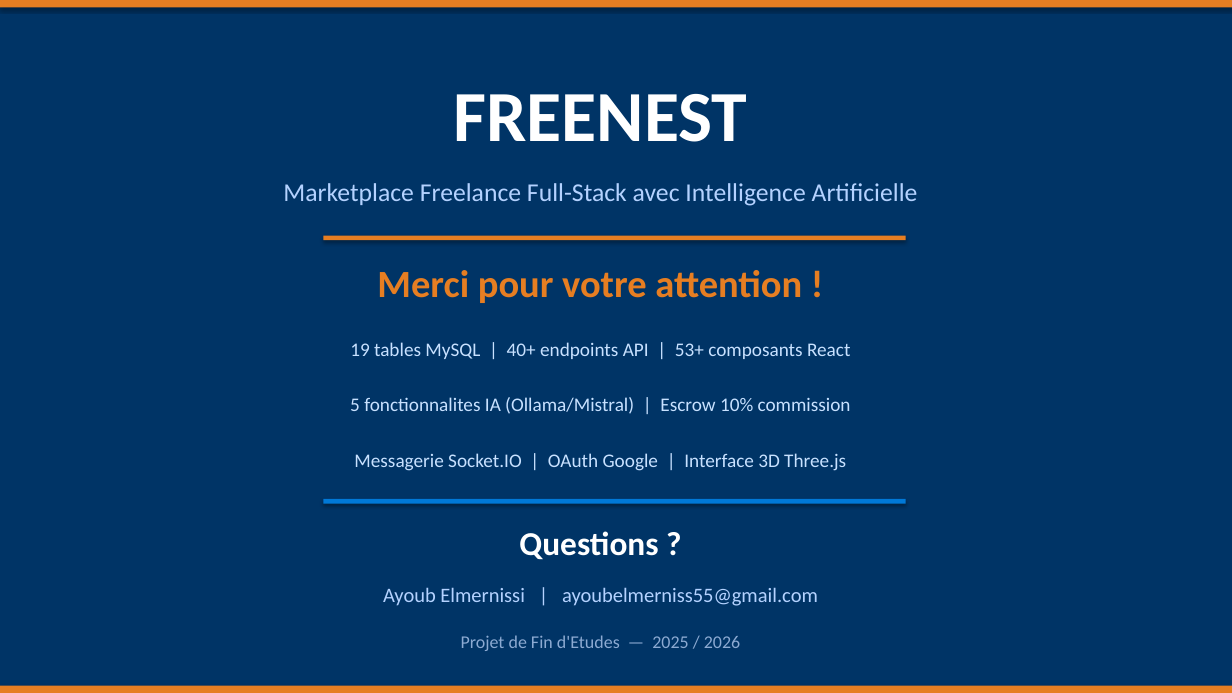
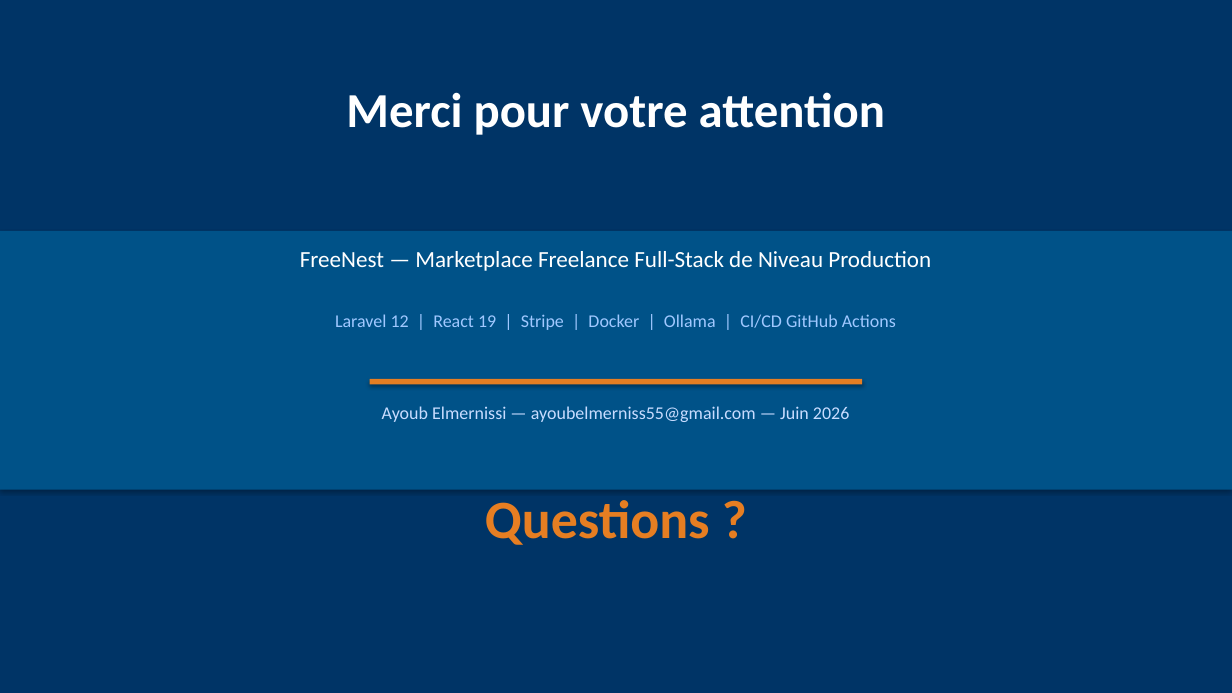
Before and after one commit to fasko666/PFE01, a slide deck: slide 20 of documentation/FreeNest_Presentation.pptx. Drawn at 1232x693 pixels with LibreOffice and Linux fonts; fonts in the diff are those of the drawing. Boxes give left, top, right and bottom in pixels: in the first picture for what was removed or moved away, otherwise in the second. Text is boxed around its words. In the diff, an @@ line names an element or a change of style, - is before the commit and + after.

```diff
--- a/documentation/FreeNest_Presentation.pptx
+++ b/documentation/FreeNest_Presentation.pptx
@@ text at (346,92,885,135): text changed; size 30 to 38 pt; text colour #E67E22 to #FFFFFF @@
-Merci pour votre attention !
+Merci pour votre attention
@@ text removed at (283,183,918,206) @@
-Marketplace Freelance Full-Stack avec Intelligence Artificielle
@@ rectangle: place and size @@
-rectangle at (0,0,1232,7)
+rectangle at (0,231,1232,490)
@@ rectangle at (0,231,1232,490): fill #E67E22 to #005288 @@
@@ text at (300,251,931,271): text changed; size 56 to 18 pt; bold off @@
-FREENEST
+FreeNest — Marketplace Freelance Full-Stack de Niveau Production
@@ text added at (335,314,896,330), 14 pt, text #A0C8FF @@
+Laravel 12 | React 19 | Stripe | Docker | Ollama | CI/CD GitHub Actions
@@ text removed at (350,342,850,359) @@
-19 tables MySQL | 40+ endpoints API | 53+ composants React
@@ rectangle: place and size @@
-rectangle at (323,236,906,240)
+rectangle at (370,379,862,384)
@@ text removed at (350,397,851,414) @@
-5 fonctionnalites IA (Ollama/Mistral) | Escrow 10% commission
@@ text at (382,406,849,422): text changed; size 16 to 14 pt; text colour #B4D2FF to #C8DCFF @@
-Ayoub Elmernissi | ayoubelmerniss55@gmail.com
+Ayoub Elmernissi — ayoubelmerniss55@gmail.com — Juin 2026
@@ text removed at (354,453,846,471) @@
-Messagerie Socket.IO | OAuth Google | Interface 3D Three.js
@@ text "Questions ?": place and size @@
-text "Questions ?" at (519,531,658,560)
+text "Questions ?" at (485,500,710,545)
@@ text "Questions ?" at (485,500,710,545): size 26 to 42 pt, text colour #FFFFFF to #E67E22 @@
@@ rectangle removed at (323,499,906,504) @@
@@ text removed at (461,635,740,651) @@
-Projet de Fin d'Etudes — 2025 / 2026
@@ rectangle removed at (0,686,1232,693) @@
```
Also in this commit, not shown: 2 other slides changed, 17 slides added, 17 slides removed, 24 other files.
